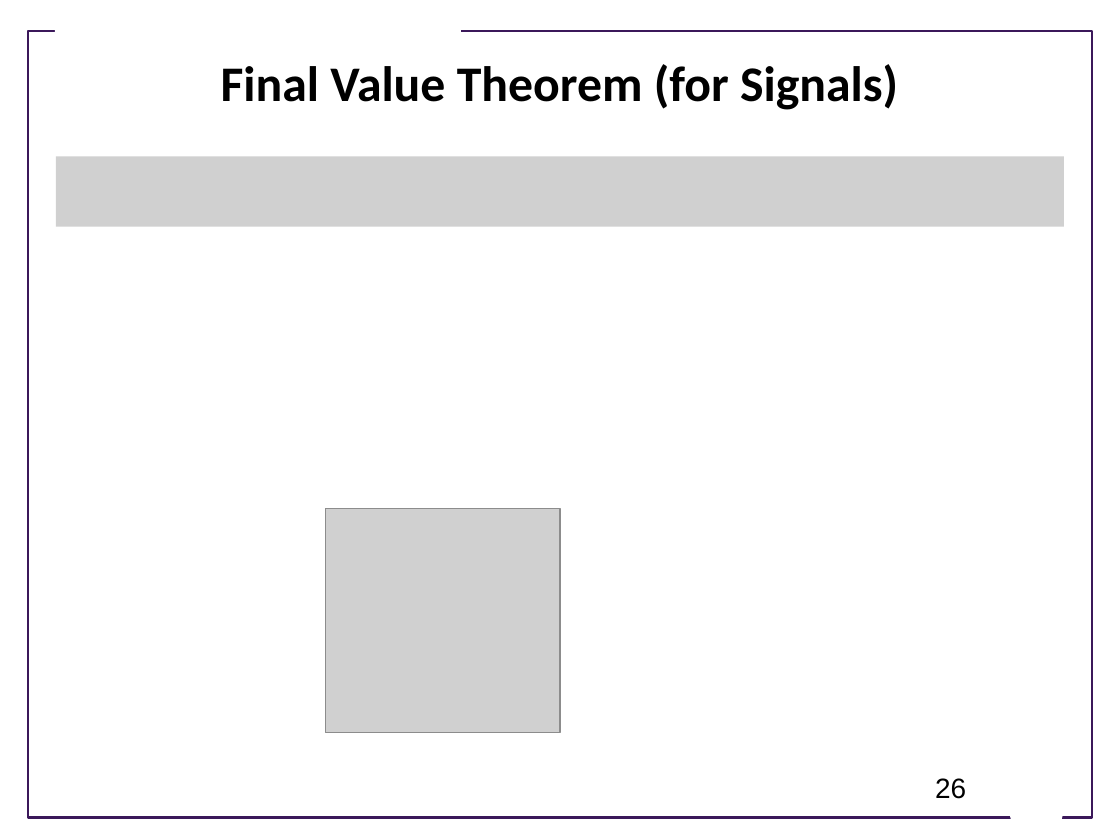
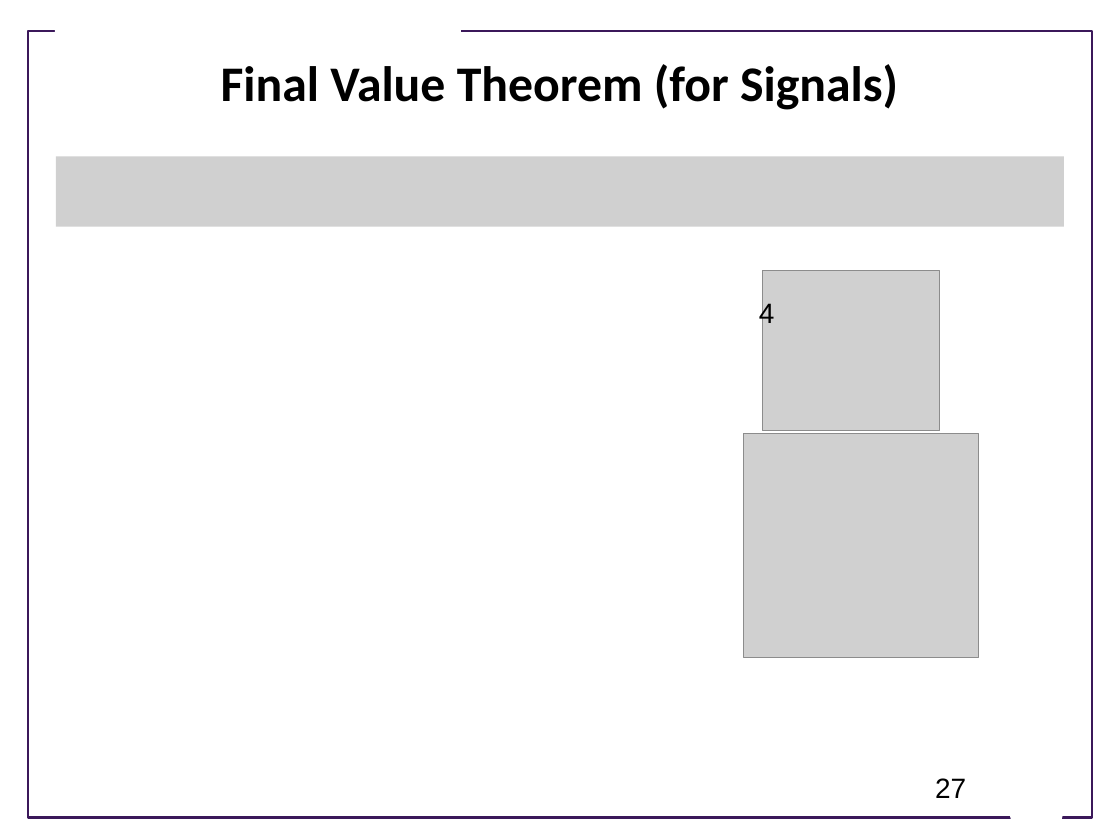
Before and after one commit to joseph-hellerstein/advanced-controls-lectures, a slide deck: slide 27 of lectures/lecture_09-linear_time_invariant_systems/linear_time_invariant_systems.pptx (slide 26 before the commit). Drawn at 1120x840 pixels with LibreOffice and Linux fonts; fonts in the diff are those of the drawing; grey boxes stand for pictures; background and template pictures are left out. Boxes give left, top, right and bottom in pixels: in the first picture for what was removed or moved away, otherwise in the second. Text is boxed around its words. In the diff, an @@ line names an element or a change of style, - is before the commit and + after.

```diff
--- a/lectures/lecture_09-linear_time_invariant_systems/linear_time_invariant_systems.pptx
+++ b/lectures/lecture_09-linear_time_invariant_systems/linear_time_invariant_systems.pptx
@@ picture added at (763, 271, 941, 431) @@
@@ text added at (759, 301, 775, 328), 18 pt, text #000000 @@
+4
@@ picture: place and size @@
-picture at (325, 508, 560, 732)
+picture at (744, 433, 979, 657)
@@ page number at (935, 778, 966, 798): text changed @@
-26
+27
```
Also in this commit, not shown: 7 other slides changed, 2 slides added, 1 slide removed.
